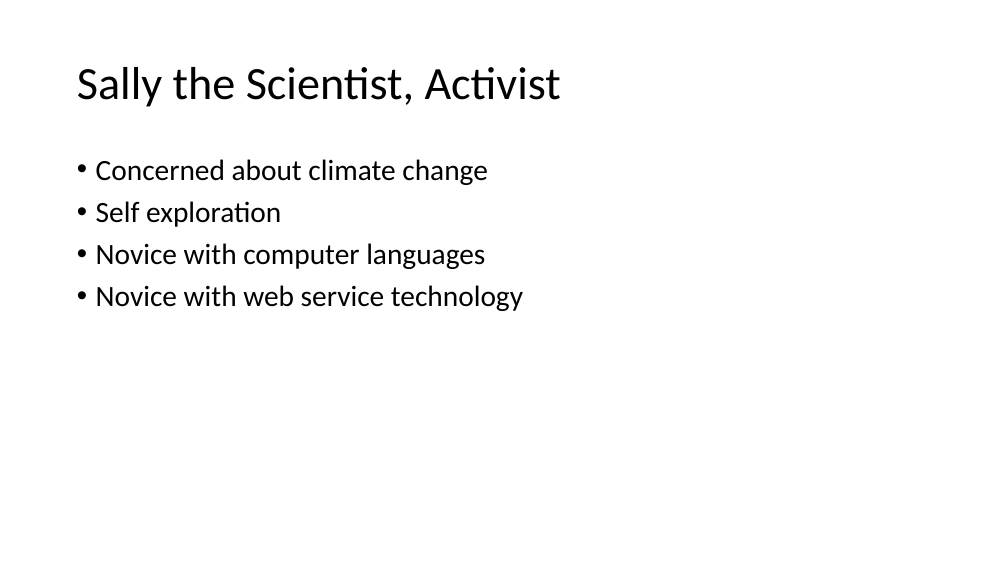
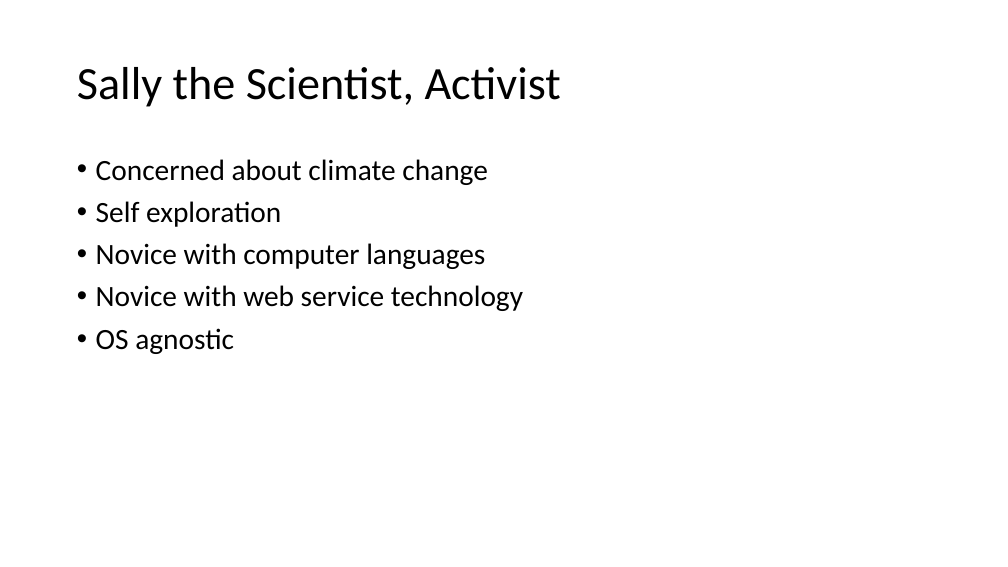
Before and after one commit to toddschultz/DegreesOfClimateChange, a slide deck: slide 2 of doc/design/TechnologyReview.pptx. Drawn at 1008x567 pixels with LibreOffice and Linux fonts; fonts in the diff are those of the drawing. Boxes give left, top, right and bottom in pixels: in the first picture for what was removed or moved away, otherwise in the second. Text is boxed around its words. In the diff, an @@ line names an element or a change of style, - is before the commit and + after.

```diff
--- a/doc/design/TechnologyReview.pptx
+++ b/doc/design/TechnologyReview.pptx
@@ text at box(96, 328, 234, 354): paragraph added @@
+• OS agnostic
```
Also in this commit, not shown: 1 other slide changed, 1 other file.
